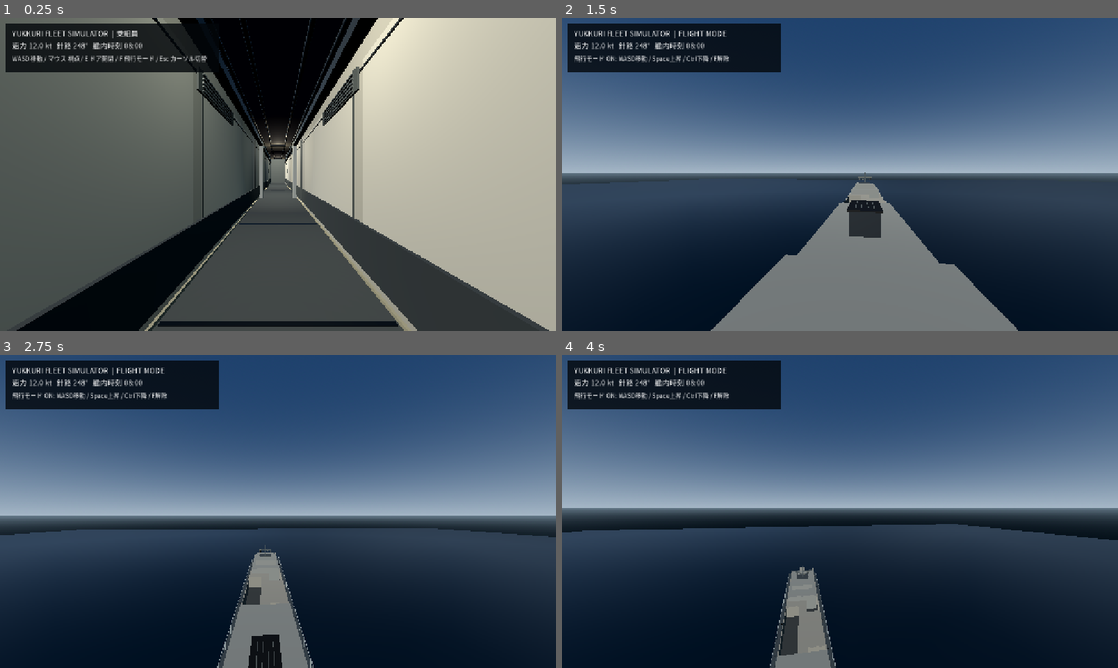
Above: before the commit, frames 1-4 (two rows, left to right).
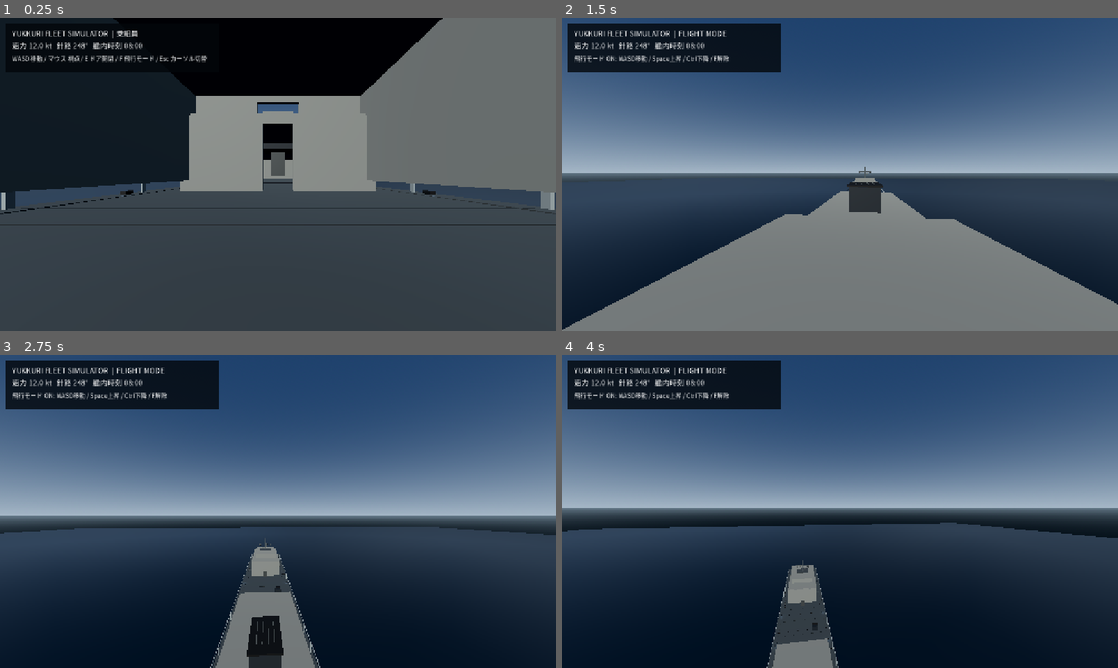
Above: after the commit, the same moments.

Repository: YukkuriP/Yukkuri-FPS-3
Game: Godot game, scene res://scenes/main.tscn
The game is run twice, just before and just after one commit, with the same random seed, the same clock (stepped at 60 frames per second) and the same inputs.
Inputs (mouse positions are in pixels of both pictures, inside the frame that each line leads up to):
- Up to frame 1 (0.25 s): no input
- Up to frame 2 (1.5 s): move the mouse to (867, 174) at 0.52 s; hold F (fleet_fly_toggle) 0.53-1.28 s; hold Space (fleet_fly_up) from 0.53 s (still down); click (867, 174) at 0.67 s; move the mouse to (812, 174) at 1.27 s; tap E (fleet_interact) at 1.35 s
- Up to frame 3 (2.75 s): keep holding Space (fleet_fly_up); move the mouse to (289, 505) at 2.02 s; tap 1 at 2.1 s
- Up to frame 4 (4 s): keep holding Space (fleet_fly_up); move the mouse to (834, 517) at 2.77 s; tap 2 at 2.85 s; click (834, 517) at 2.92 s; move the mouse to (878, 514) at 3.52 s; tap 3 at 3.6 s

The runs differ from the first frame. In frame 1, 62% of the frame differs, in the area x 0-100%, y 0-100%; in frame 2, 14%; in frame 3, 2.5%; in frame 4, 1.7%.
Error after the commit: Parse Error: Cannot infer the type of "wall_x" variable because the value doesn't have a set type. (res://scripts/deck_plan.gd:354)

Commit message:
Add detailed practical bulkhead liners and room lighting

Diff:
--- a/scripts/deck_plan.gd
+++ b/scripts/deck_plan.gd
@@ -36,6 +36,7 @@
 	_build_passage_walls()
 	_build_passage_details()
 	_build_wall_finish()
+	_build_room_wall_finish()
 	_build_furniture()
 	_build_helm_station()
 
@@ -344,6 +345,34 @@
 		pipe.material_override = pipe_mat
 		add_child(pipe)
 
+
+func _build_room_wall_finish() -> void:
+	var panel_mat := _mat(Color(0.48, 0.49, 0.46), 0.10, 0.88)
+	var inset_mat := _mat(Color(0.31, 0.33, 0.32), 0.24, 0.76)
+	var seal_mat := _mat(Color(0.16, 0.18, 0.17), 0.30, 0.72)
+	for side in [-1.0, 1.0]:
+		var wall_x := side * 6.31
+		for room_z in [-27.0, -15.0, -3.0, 9.0, 21.0, 33.0]:
+			for panel_index in range(4):
+				var pz := room_z - 3.6 + float(panel_index) * 2.4
+				_box(self, "Removable bulkhead liner", Vector3(wall_x, DECK_Y + 1.75, pz), Vector3(0.045, 3.25, 2.15), panel_mat)
+				_box(self, "Bulkhead liner seam", Vector3(wall_x - side * 0.028, DECK_Y + 1.75, pz + 1.12), Vector3(0.018, 3.25, 0.035), seal_mat)
+			_box(self, "Bulkhead kick plate", Vector3(wall_x - side * 0.035, DECK_Y + 0.25, room_z), Vector3(0.035, 0.48, 9.0), inset_mat)
+			_box(self, "Service access hatch", Vector3(wall_x - side * 0.06, DECK_Y + 2.0, room_z - 2.9), Vector3(0.04, 1.05, 0.95), inset_mat)
+			for y_offset in [-0.32, 0.32]:
+				_box(self, "Access hatch hinge", Vector3(wall_x - side * 0.09, DECK_Y + 2.0 + y_offset, room_z - 3.38), Vector3(0.035, 0.06, 0.12), trim_mat)
+			_box(self, "Ventilation grille frame", Vector3(wall_x - side * 0.07, DECK_Y + 2.85, room_z + 2.6), Vector3(0.045, 0.48, 1.55), inset_mat)
+			for slat in range(6):
+				_box(self, "Ventilation grille slat", Vector3(wall_x - side * 0.105, DECK_Y + 2.64 + float(slat) * 0.08, room_z + 2.6), Vector3(0.025, 0.025, 1.38), trim_mat)
+			# Overhead cable trunk and a practical bulkhead light.
+			_box(self, "Room cable trunk", Vector3(side * 5.95, DECK_Y + 3.55, room_z), Vector3(0.22, 0.18, 8.8), inset_mat)
+			var lamp := OmniLight3D.new()
+			lamp.position = Vector3(side * 4.1, DECK_Y + 3.15, room_z)
+			lamp.light_color = Color(0.82, 0.79, 0.68)
+			lamp.light_energy = 0.48
+			lamp.omni_range = 5.5
+			add_child(lamp)
+
 func _build_furniture() -> void:
 	# Furnishings are kept clear of the doorway and passage collision volumes.
 	# Bridge: forward-facing windows and a compact helm station.
